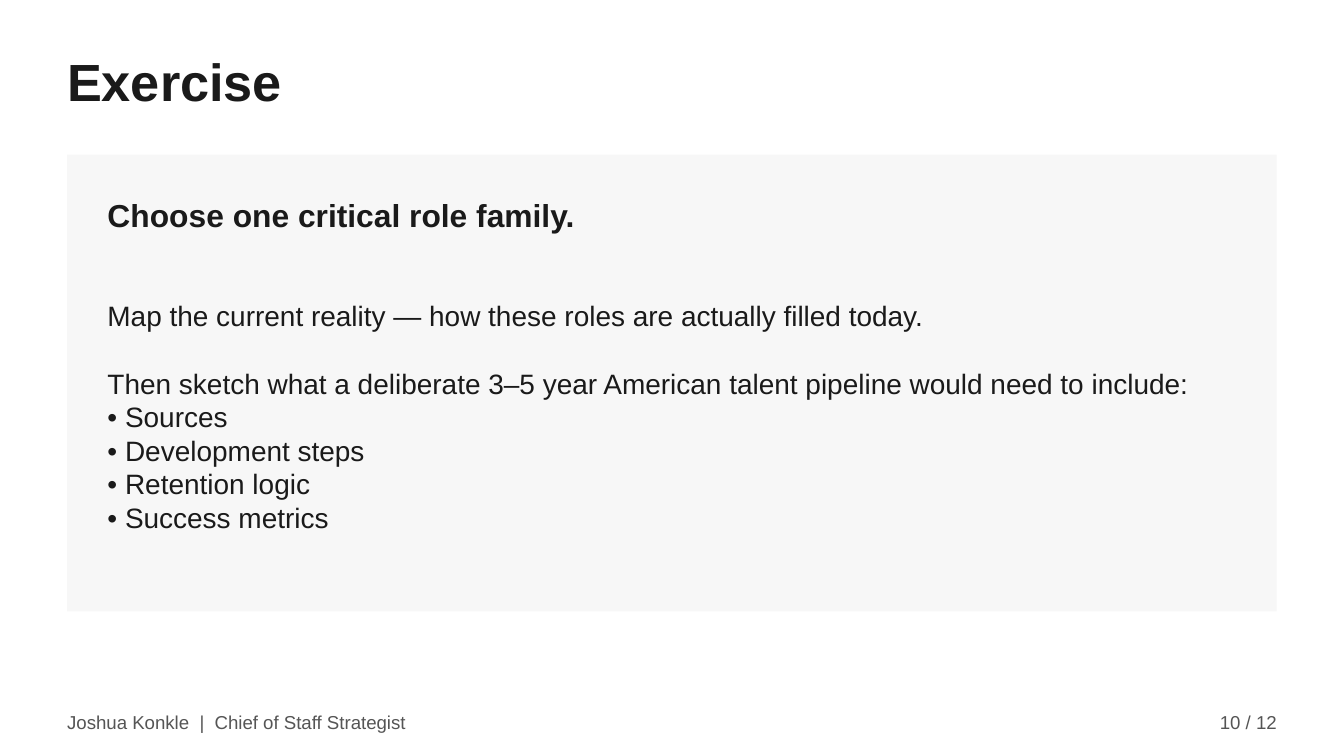
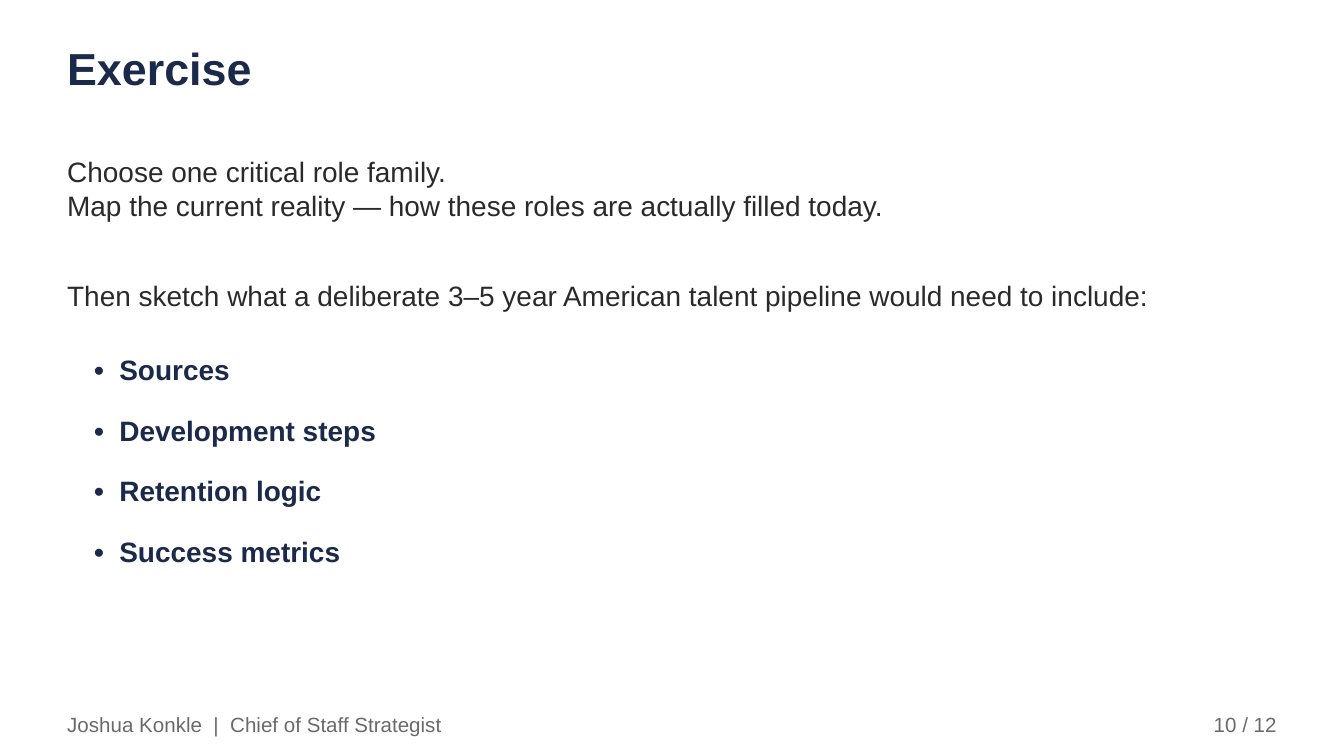
Before and after one commit to joshuakonkle/Hamilton-System, a slide deck: slide 10 of docs/webinar-resources/Module5-BMC-American-System-Hamiltonian-Workforce-Strategy.pptx. Drawn at 1344x756 pixels with LibreOffice and Linux fonts; fonts in the diff are those of the drawing. Boxes give left, top, right and bottom in pixels: in the first picture for what was removed or moved away, otherwise in the second. Text is boxed around its words. In the diff, an @@ line names an element or a change of style, - is before the commit and + after.

Commit message:
design v2 added to these
no material content changes, only design elements to match the company design guide as applied to the EOS files first.

```diff
--- a/docs/webinar-resources/Module5-BMC-American-System-Hamiltonian-Workforce-Strategy.pptx
+++ b/docs/webinar-resources/Module5-BMC-American-System-Hamiltonian-Workforce-Strategy.pptx
@@ rectangle: place and size @@
-rectangle at (67, 155, 1277, 612)
+rectangle at (0, 0, 1344, 755)
@@ rectangle at (0, 0, 1344, 755): fill #F7F7F7 to #FFFFFF; outline none to #FFFFFF 1 pt @@
@@ text "Exercise": place and size @@
-text "Exercise" at (67, 63, 282, 102)
+text "Exercise" at (67, 52, 251, 86)
@@ text "Exercise" at (67, 52, 251, 86): size 28 to 24 pt, text colour #1A1A1A to #1B2A4A @@
@@ text "Choose one critical role family.": place and size @@
-text "Choose one critical role family." at (107, 204, 574, 233)
+text "Choose one critical role family." at (67, 161, 882, 221)
@@ text at (67, 161, 446, 187): size 17 to 15 pt, text colour #1A1A1A to #2A2A2A, bold off in "Choose one critical role family." @@
@@ text at (67, 195, 882, 221): paragraph added @@
+Map the current reality — how these roles are actually filled today.
@@ text "Then sketch what a deliberate ...": place and size @@
-text "Then sketch what a deliberate ..." at (107, 305, 1188, 529)
+text "Then sketch what a deliberate ..." at (67, 285, 1147, 312)
@@ text "Then sketch what a deliberate ..." at (67, 285, 1147, 312): text colour #1A1A1A to #2A2A2A @@
@@ text at (107, 305, 923, 332): paragraph removed @@
-Map the current reality — how these roles are actually filled today.
@@ text added at (119, 360, 229, 381), 15 pt, text #1B2A4A, bold @@
+• Sources
@@ text at (125, 407, 365, 529): paragraphs removed @@
-• Sources
-• Development steps
-• Retention logic
-• Success metrics
@@ text added at (119, 420, 376, 446), 15 pt, text #1B2A4A, bold @@
+• Development steps
@@ text added at (119, 480, 321, 506), 15 pt, text #1B2A4A, bold @@
+• Retention logic
@@ text added at (119, 541, 340, 563), 15 pt, text #1B2A4A, bold @@
+• Success metrics
@@ text "Joshua Konkle | Chief of ..." at (67, 717, 441, 736): size 10 to 11 pt, text colour #555555 to #6A6A6A @@
@@ text "10 / 12" at (1214, 717, 1277, 732): size 10 to 11 pt, text colour #555555 to #6A6A6A @@
```
Also in this commit, not shown: 11 other slides changed, 9 other files.
